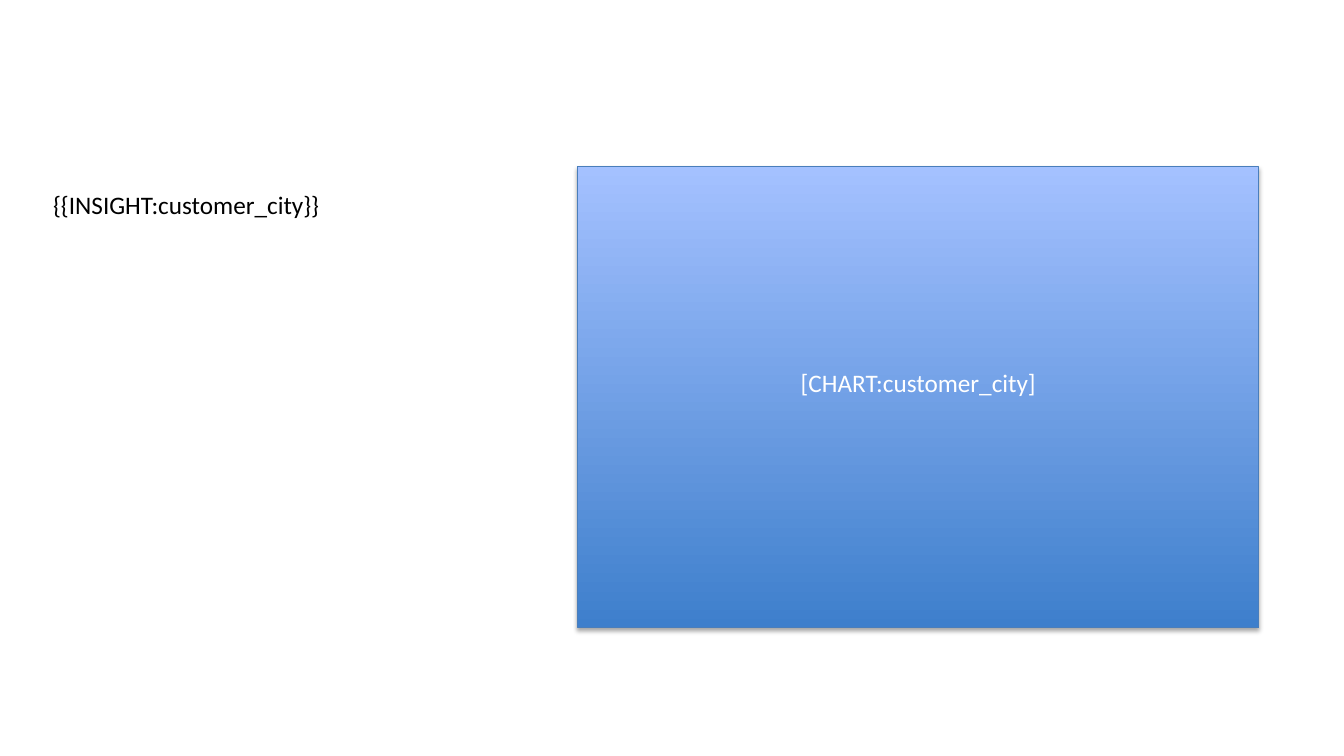
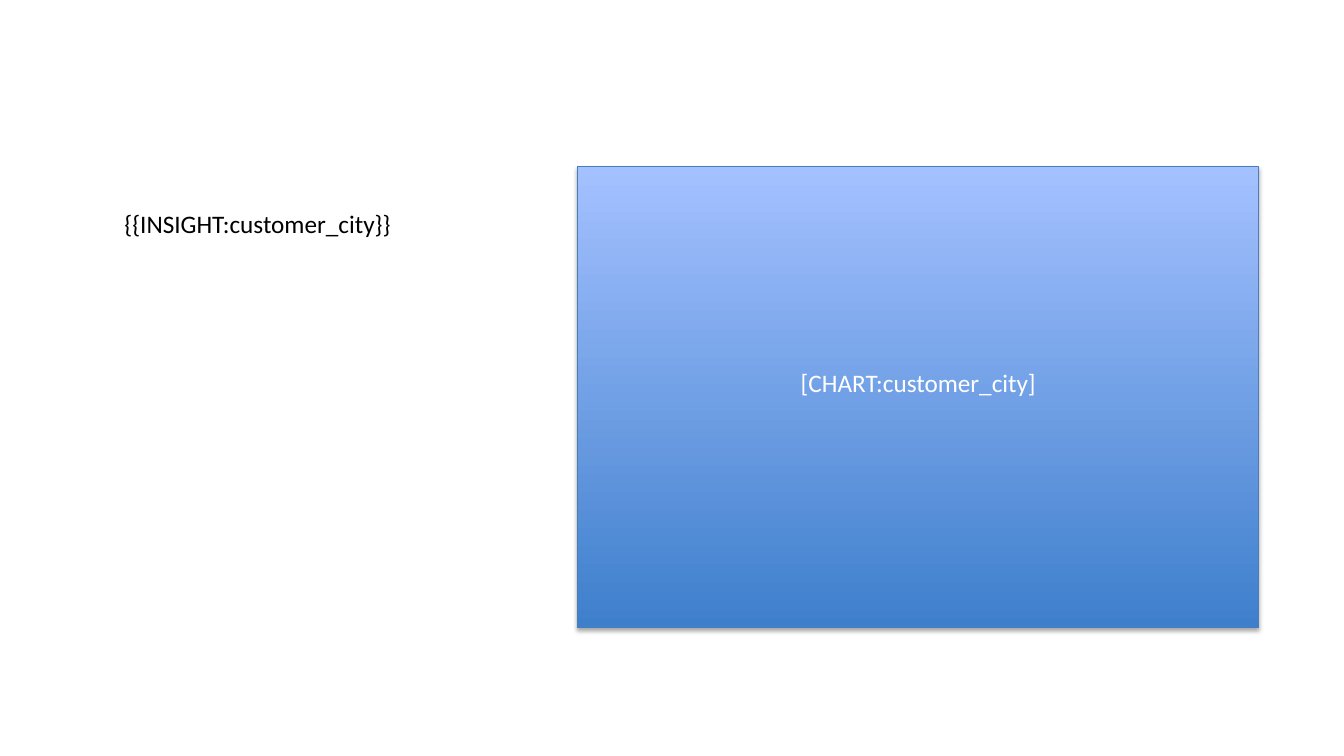
Before and after one commit to lijiahao1996/PPT-Automation, a slide deck: slide 14 of templates/销售分析报告_标准模板.pptx. Drawn at 1344x756 pixels with LibreOffice and Linux fonts; fonts in the diff are those of the drawing. Boxes give left, top, right and bottom in pixels: in the first picture for what was removed or moved away, otherwise in the second. Text is boxed around its words. In the diff, an @@ line names an element or a change of style, - is before the commit and + after.

```diff
--- a/templates/销售分析报告_标准模板.pptx
+++ b/templates/销售分析报告_标准模板.pptx
@@ table removed at (x1=43, y1=186, x2=334, y2=226), 1 rows, 1 columns @@
-{{INSIGHT:customer_city}}
@@ text added at (x1=124, y1=214, x2=390, y2=237), 18 pt, text #000000 @@
+{{INSIGHT:customer_city}}
```
Also in this commit, not shown: 4 other slides changed, 1 slide added, 20 other files.
